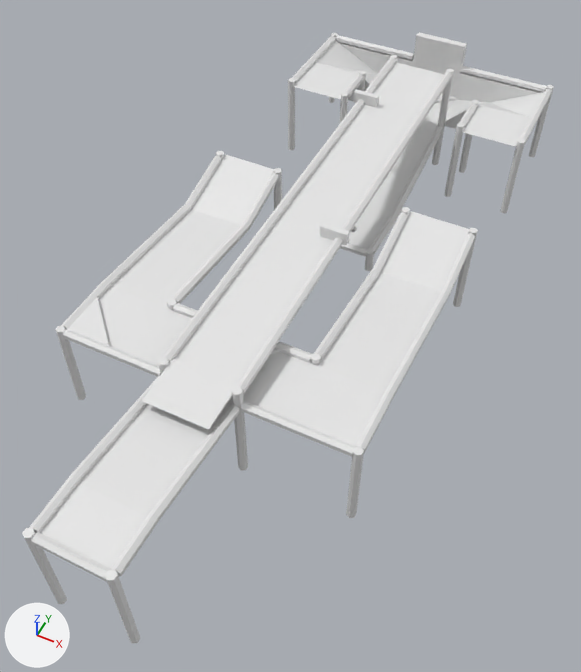
A saved change to the FBX model PSX Golf/Assets/models/course2.fbx.
Before and after are seen from a camera (50 mm lens) standing at (14.9, -14.4, 31.1) and looking at (0.5, 14.3, -4.8). The lights are fixed; the arrows at lower left show +X, +Y and +Z. Where no turn or scale is listed for an object, it has been applied to the vertices.
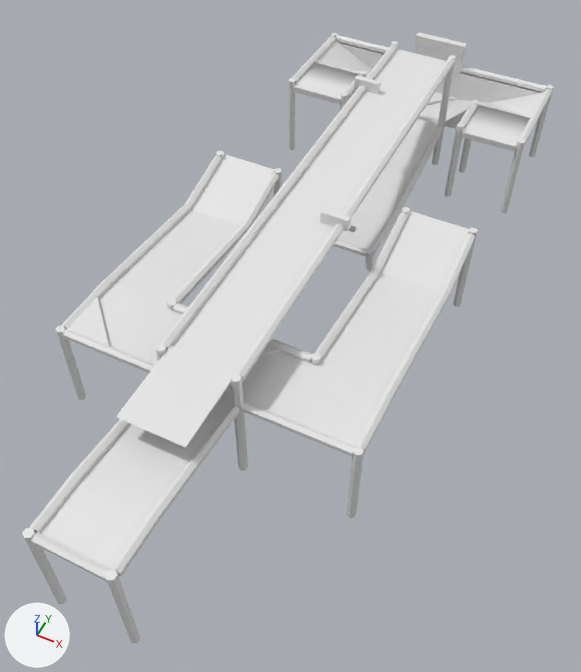
Changed parts and their boxes (x1, y1, x2, y2) in the pictures (581 x 672 px):
'Cube.002', moved, rescaled (25% wider, 44% taller): before (142, 359, 238, 430); after (116, 345, 236, 448)
'Cylinder.006', moved: before (162, 58, 396, 363); after (160, 45, 397, 349)
'Cylinder.019', moved: before (236, 72, 452, 394); after (235, 59, 455, 381)
'Cube.006', moved: before (353, 89, 379, 107); after (354, 76, 380, 94)
part 1 of me_plane_005, rebuilt: before (174, 62, 445, 384); after (172, 49, 446, 371)
part 2 of me_plane_005, added: after (293, 87, 516, 152)

Diff of the bpy script that builds the scene:
```diff
--- a/PSX Golf/Assets/models/course2.fbx.py
+++ b/PSX Golf/Assets/models/course2.fbx.py
@@ me_plane_005 @@
 # used by ob_plane_005; location = (-1.0, 7.23, 0.19)
-me_plane_005.from_pydata(...)  # 64 vertices, 40 faces; spans x -7.5..9.1, y -11.6..33.0, z -5.1..1.1
+me_plane_005.from_pydata(...)  # 114 vertices, 102 faces; spans x -7.5..9.1, y -11.6..33.0, z -5.2..2.1
+# me_plane_005 part 1: the loose piece of 4 vertices spanning x -1.0..2.7, y -1.0..28.9, z 0.0..1.1 is rebuilt with 8 vertices and now spans x -1.0..2.7, y -1.0..28.9, z 0.9..2.1
+# me_plane_005 part 2: 46 vertices added at x -7.5..9.1, y -11.6..33.0, z -5.2..-0.2
@@ ob_cube_002 @@
 ob_cube_002 = bpy.data.objects.new('Cube.002', me_cube)
-ob_cube_002.location = (-0.2, 6.23, 0.28)
+ob_cube_002.location = (-0.2, 6.23, 1.29)
+ob_cube_002.scale = (1.0, 1.66, 1.0)
@@ ob_cylinder_019 @@
 ob_cylinder_019 = bpy.data.objects.new('Cylinder.019', me_cylinder_025)
-ob_cylinder_019.location = (1.95, 7.84, 0.29)
+ob_cylinder_019.location = (1.95, 7.84, 1.3)
@@ ob_cylinder_006 @@
 ob_cylinder_006 = bpy.data.objects.new('Cylinder.006', me_cylinder_069)
-ob_cylinder_006.location = (-2.25, 7.84, 0.29)
+ob_cylinder_006.location = (-2.25, 7.84, 1.3)
@@ ob_cube_006 @@
 ob_cube_006 = bpy.data.objects.new('Cube.006', me_cube_007)
-ob_cube_006.location = (-1.99, 30.61, 1.44)
+ob_cube_006.location = (-1.99, 30.61, 2.45)
```
